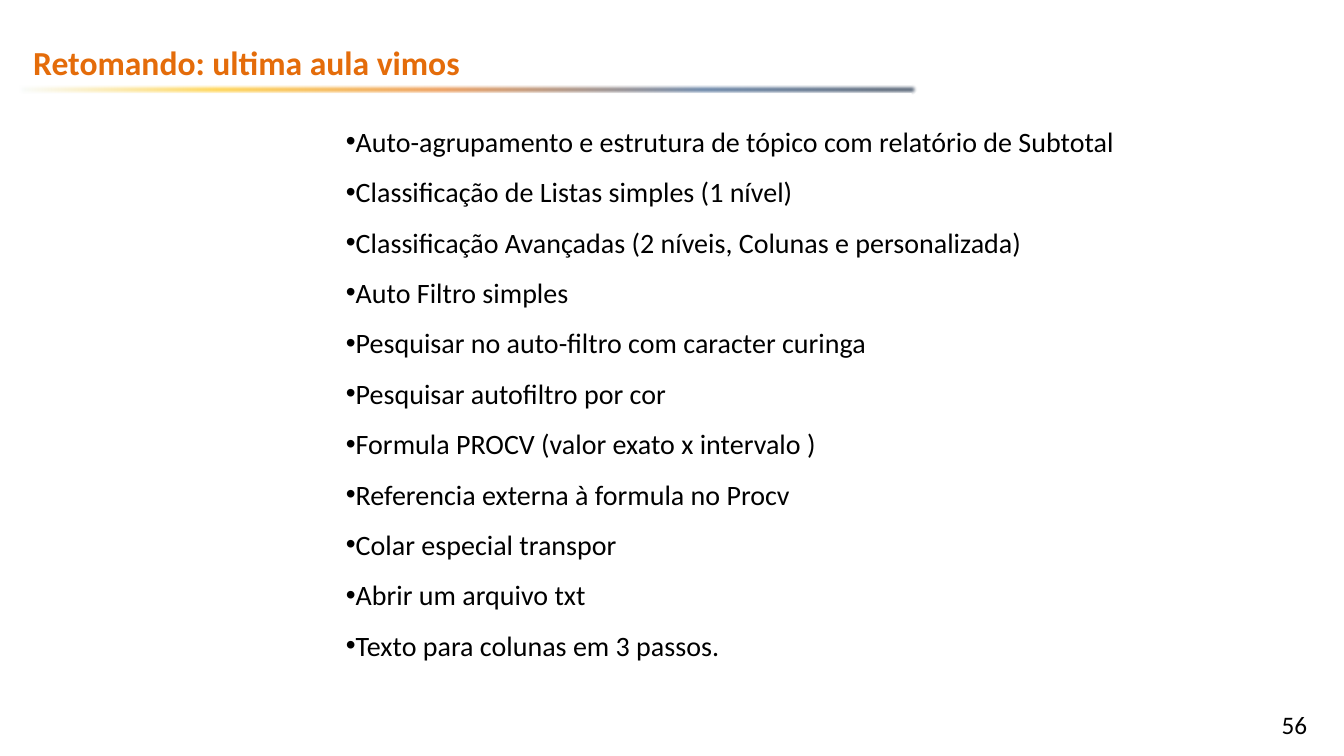
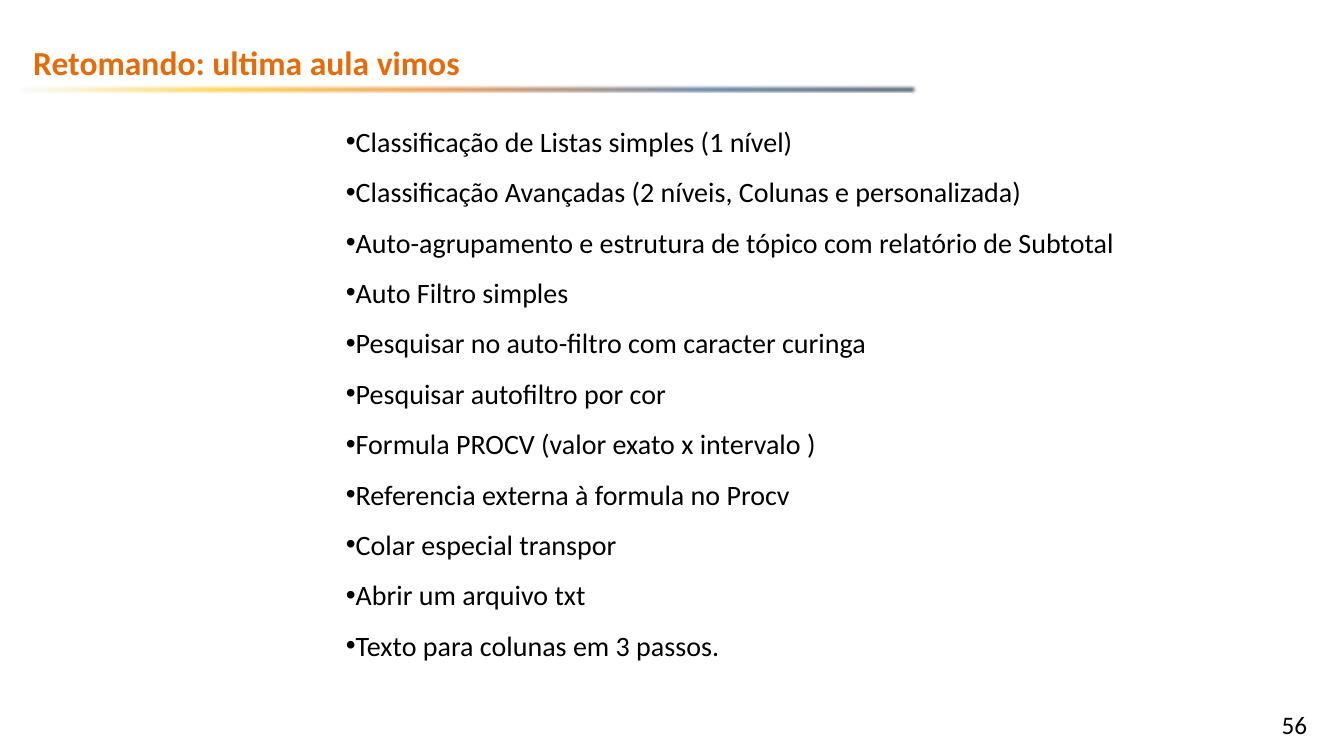
Before and after one commit to emerson-fenrir/Excel_Basico, a slide deck: slide 56 of Professor/Aula3.pptx. Drawn at 1344x756 pixels with LibreOffice and Linux fonts; fonts in the diff are those of the drawing; background and template pictures are left out. Boxes give left, top, right and bottom in pixels: in the first picture for what was removed or moved away, otherwise in the second. Text is boxed around its words. In the diff, an @@ line names an element or a change of style, - is before the commit and + after.

```diff
--- a/Professor/Aula3.pptx
+++ b/Professor/Aula3.pptx
@@ subtitle at [356,132,1113,157]: paragraph removed @@
-• Auto-agrupamento e estrutura de tópico com relatório de Subtotal
@@ subtitle at [356,233,1113,258]: paragraph added @@
+• Auto-agrupamento e estrutura de tópico com relatório de Subtotal
```
Also in this commit, not shown: 9 other slides changed, 2 slides added, 1 other file.
